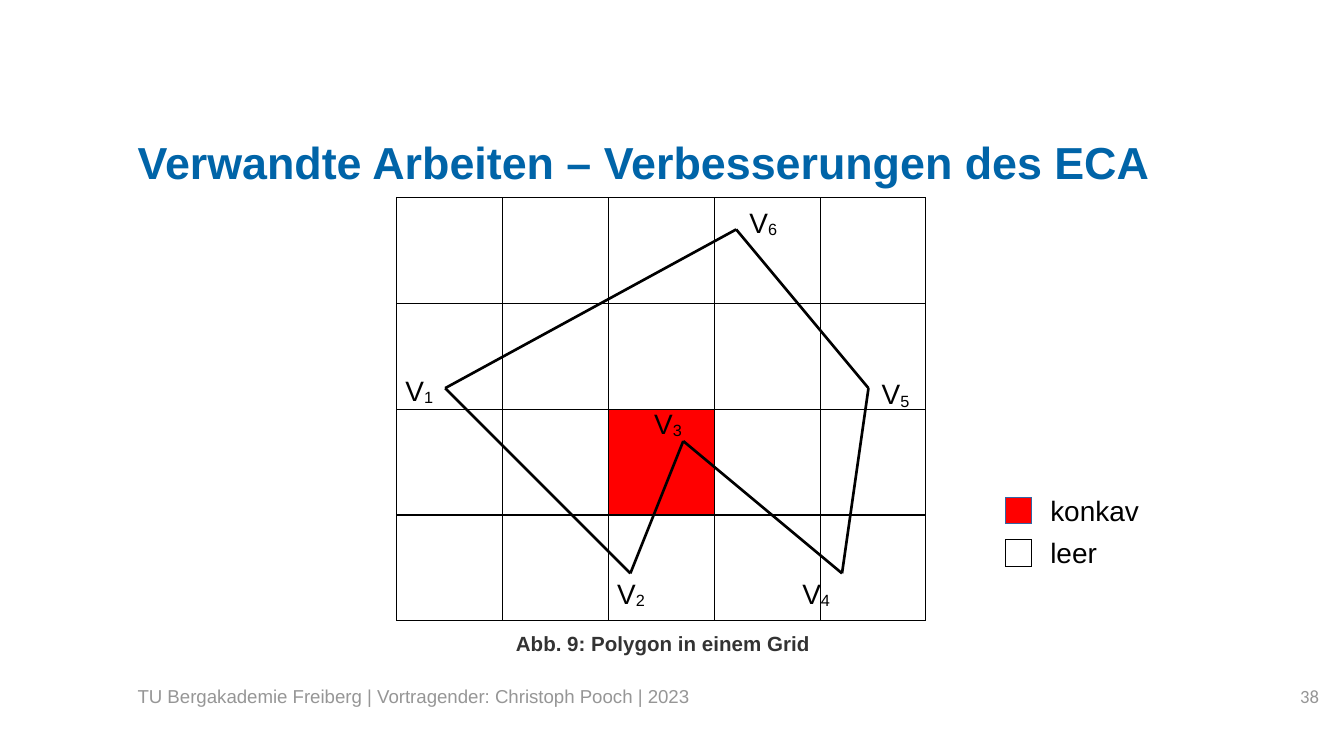
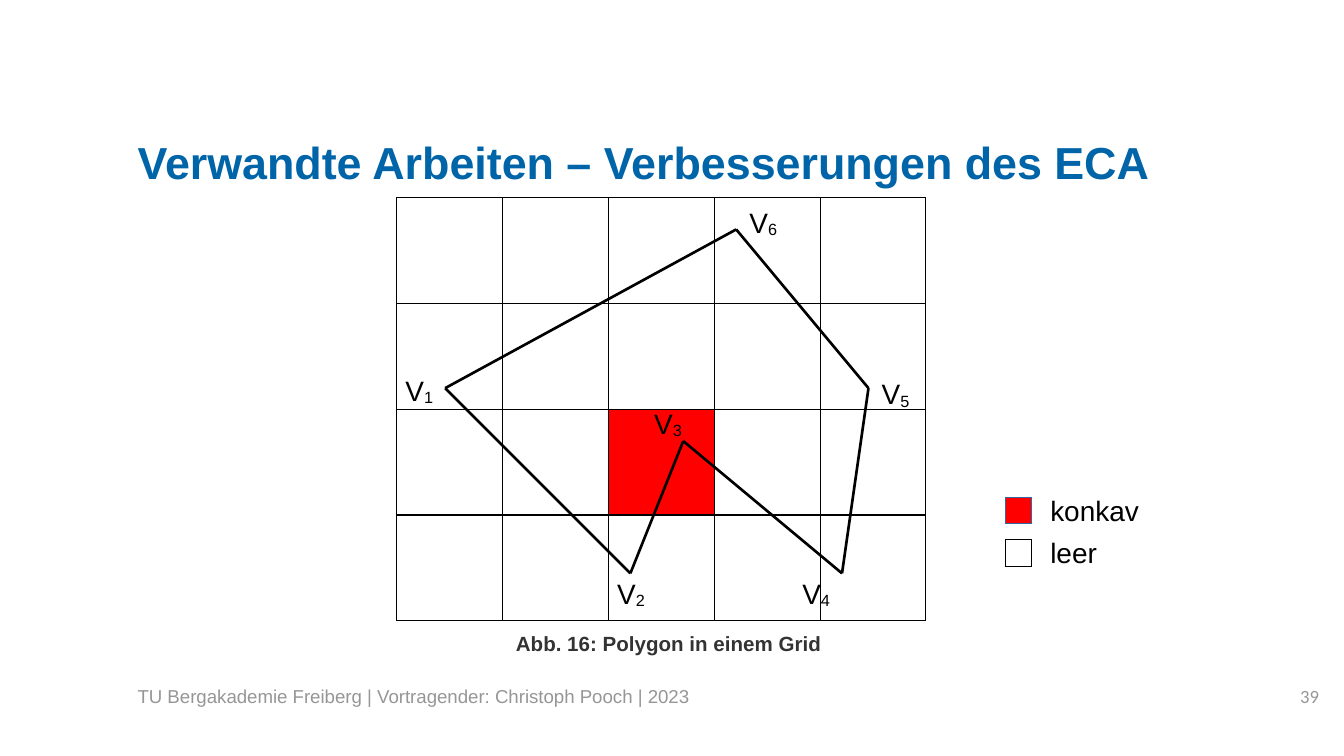
Before and after one commit to LordofUndeads/Bachelorarbeit, a slide deck: slide 39 of Verteidigung/BA_Verteidigung.odp (slide 38 before the commit). Drawn at 1344x756 pixels with LibreOffice and Linux fonts; fonts in the diff are those of the drawing; background and template pictures are left out. Boxes give left, top, right and bottom in pixels: in the first picture for what was removed or moved away, otherwise in the second. Text is boxed around its words. In the diff, an @@ line names an element or a change of style, - is before the commit and + after.

```diff
--- a/Verteidigung/BA_Verteidigung.odp
+++ b/Verteidigung/BA_Verteidigung.odp
@@ text at [516, 636, 821, 656]: text changed @@
-Abb. 9: Polygon in einem Grid
+Abb. 16: Polygon in einem Grid
@@ page number at [1300, 691, 1319, 703]: text changed @@
-38
+39
```
Also in this commit, not shown: 30 other slides changed, 22 slides added, 3 other files.
